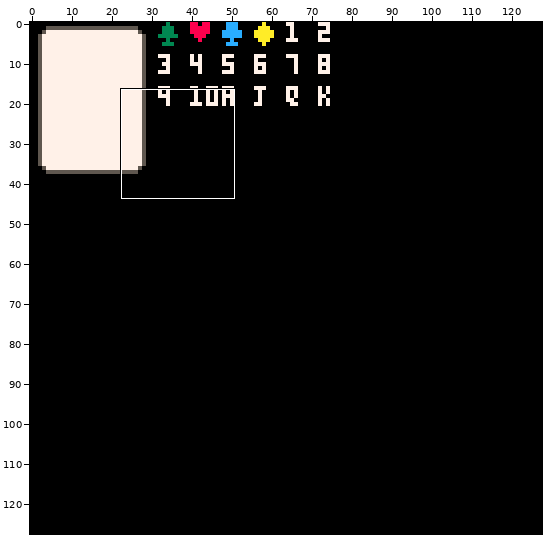
Two versions of one pixel-art file, assets/sheet.aseprite. The picture above shows the old version from afar; the outline marks the close-up.
Close-up. First the earlier version:
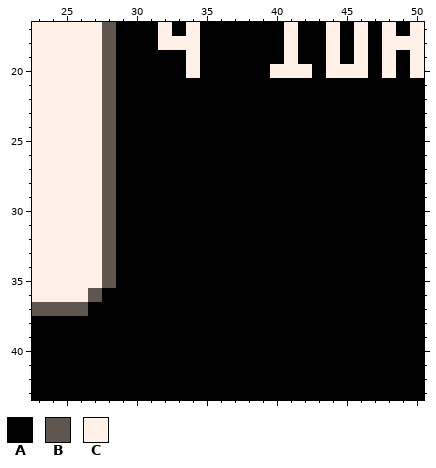
128x128 pixels, 1 frame. Shown: x 23..50, y 17..43.
Visible layers, top first: "characters", "card base", "Background".
Palette (. is transparent): A #000000  B #5f574f  C #fff1e8
Pixels before, first column x 23:
17 CCCCCBAAACACAAAAAACAACACACAC
18 CCCCCBAAACCCAAAAAACAACACACCC
19 CCCCCBAAAAACAAAAAACAACACACAC
20 CCCCCBAAAAACAAAAACCCACCCACAC
21 CCCCCBAAAAAAAAAAAAAAAAAAAAAA
22 CCCCCBAAAAAAAAAAAAAAAAAAAAAA
23 CCCCCBAAAAAAAAAAAAAAAAAAAAAA
24 CCCCCBAAAAAAAAAAAAAAAAAAAAAA
25 CCCCCBAAAAAAAAAAAAAAAAAAAAAA
26 CCCCCBAAAAAAAAAAAAAAAAAAAAAA
27 CCCCCBAAAAAAAAAAAAAAAAAAAAAA
28 CCCCCBAAAAAAAAAAAAAAAAAAAAAA
29 CCCCCBAAAAAAAAAAAAAAAAAAAAAA
30 CCCCCBAAAAAAAAAAAAAAAAAAAAAA
31 CCCCCBAAAAAAAAAAAAAAAAAAAAAA
32 CCCCCBAAAAAAAAAAAAAAAAAAAAAA
33 CCCCCBAAAAAAAAAAAAAAAAAAAAAA
34 CCCCCBAAAAAAAAAAAAAAAAAAAAAA
35 CCCCCBAAAAAAAAAAAAAAAAAAAAAA
36 CCCCBAAAAAAAAAAAAAAAAAAAAAAA
37 BBBBAAAAAAAAAAAAAAAAAAAAAAAA
38 AAAAAAAAAAAAAAAAAAAAAAAAAAAA
39 AAAAAAAAAAAAAAAAAAAAAAAAAAAA
40 AAAAAAAAAAAAAAAAAAAAAAAAAAAA
41 AAAAAAAAAAAAAAAAAAAAAAAAAAAA
42 AAAAAAAAAAAAAAAAAAAAAAAAAAAA
43 AAAAAAAAAAAAAAAAAAAAAAAAAAAA
And afterwards:
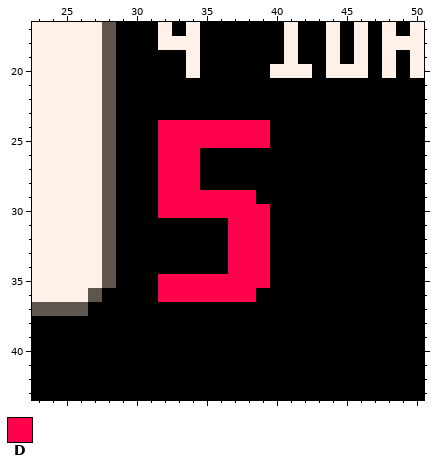
Colours new in this view: D #ff004d
The commit says: add test center character
Diff:
Changed rows in their new state; - is an unchanged pixel.
Layer "characters":
first column x 32:
24 DDDDDDDD
25 DDDDDDDD
26 DDD-----
27 DDD-----
28 DDD-----
29 DDDDDDD-
30 DDDDDDDD
31 -----DDD
32 -----DDD
33 -----DDD
34 -----DDD
35 DDDDDDDD
36 DDDDDDD-
